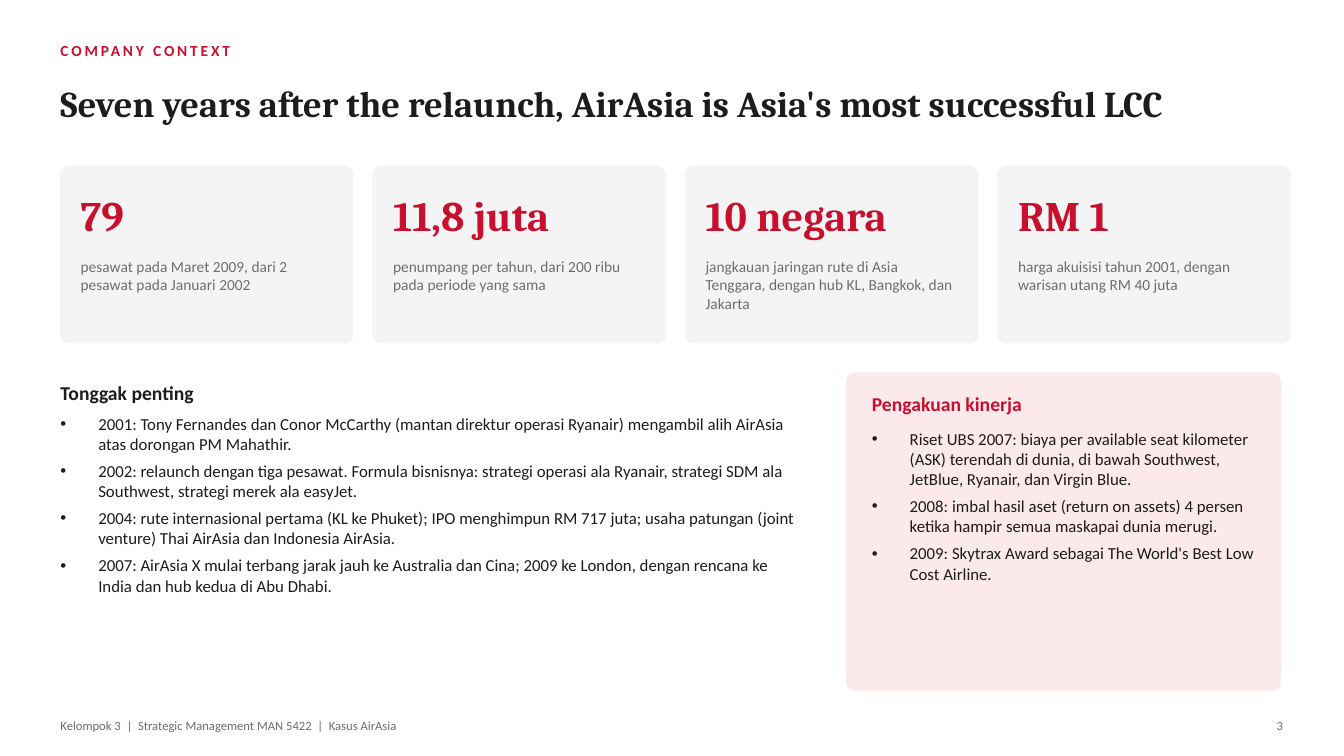
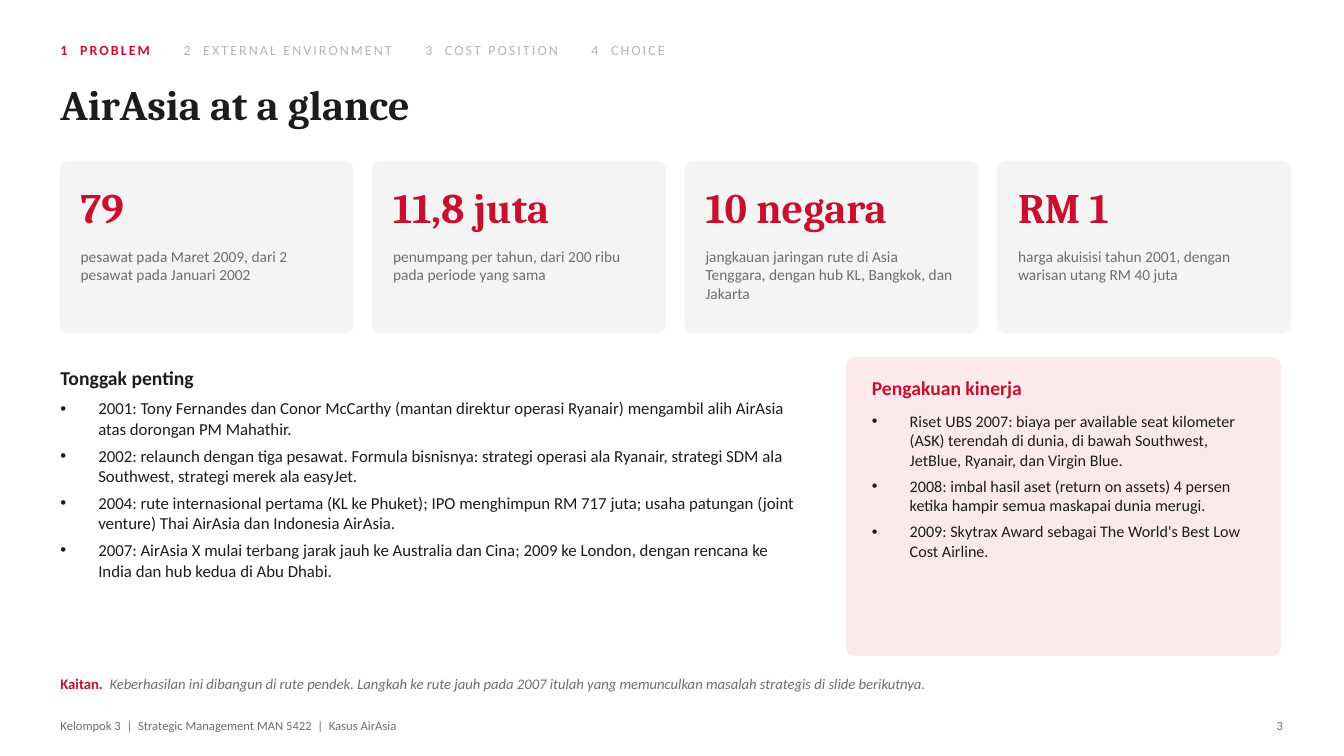
Before and after one commit to aslihabnuri/Dom-Manipulation, a slide deck: slide 3 of strategic-management/airasia-case/SMJKT_Group 3_Aslih_Case AirAsia.pptx. Drawn at 1344x756 pixels with LibreOffice and Linux fonts; fonts in the diff are those of the drawing. Boxes give left, top, right and bottom in pixels: in the first picture for what was removed or moved away, otherwise in the second. Text is boxed around its words. In the diff, an @@ line names an element or a change of style, - is before the commit and + after.

```diff
--- a/strategic-management/airasia-case/SMJKT_Group 3_Aslih_Case AirAsia.pptx
+++ b/strategic-management/airasia-case/SMJKT_Group 3_Aslih_Case AirAsia.pptx
@@ text at (60,46,665,55): text changed; size 11 to 10 pt; text colour #C8102E to #B5B5B5; bold off @@
-COMPANY CONTEXT
+1 PROBLEM 2 EXTERNAL ENVIRONMENT 3 COST POSITION 4 CHOICE
@@ text removed at (60,91,1163,125) @@
-Seven years after the relaunch, AirAsia is Asia's most successful LCC
@@ text added at (60,91,410,130), 30 pt, text #1C1C1C, bold @@
+AirAsia at a glance
@@ rounded rectangle: place and size @@
-rounded rectangle at (60,166,353,343)
+rounded rectangle at (60,161,353,333)
@@ rounded rectangle: place and size @@
-rounded rectangle at (373,166,665,343)
+rounded rectangle at (373,161,665,333)
@@ rounded rectangle: place and size @@
-rounded rectangle at (686,166,978,343)
+rounded rectangle at (686,161,978,333)
@@ rounded rectangle: place and size @@
-rounded rectangle at (998,166,1291,343)
+rounded rectangle at (998,161,1291,333)
@@ 4 texts: place and size @@
-4 texts at (81,202,1109,241)
+4 texts at (81,194,1109,233)
@@ 4 texts: place and size @@
-4 texts at (81,261,1230,309)
+4 texts at (81,251,1230,299)
@@ text "Tonggak penting": place and size @@
-text "Tonggak penting" at (60,386,194,404)
+text "Tonggak penting" at (60,371,194,389)
@@ proportions changed in 5 elements at (60,161,353,333), (686,161,978,333), (373,161,665,333), (998,161,1291,333), (847,358,1280,655) @@
@@ rounded rectangle: place and size @@
-rounded rectangle at (847,373,1280,691)
+rounded rectangle at (847,358,1280,655)
@@ text "Pengakuan kinerja": place and size @@
-text "Pengakuan kinerja" at (872,397,1021,415)
+text "Pengakuan kinerja" at (872,381,1021,399)
@@ text "2001: Tony Fernandes dan Conor ...": place and size @@
-text "2001: Tony Fernandes dan Conor ..." at (98,418,794,592)
+text "2001: Tony Fernandes dan Conor ..." at (98,402,794,577)
@@ text "Riset UBS 2007: biaya per ...": place and size @@
-text "Riset UBS 2007: biaya per ..." at (910,433,1254,580)
+text "Riset UBS 2007: biaya per ..." at (910,415,1240,557)
@@ text "Riset UBS 2007: biaya per ..." at (910,415,1240,557): size 12 to 11.5 pt @@
@@ text added at (60,679,925,692), 10.5 pt, text #6E6E6E, italic @@
+Kaitan. Keberhasilan ini dibangun di rute pendek. Langkah ke rute jauh pada 2007 itulah yang memunculkan masalah strategis di slide berikutnya.
```
Also in this commit, not shown: 15 other slides changed, 1 slide added, 1 slide removed, 2 other files.
